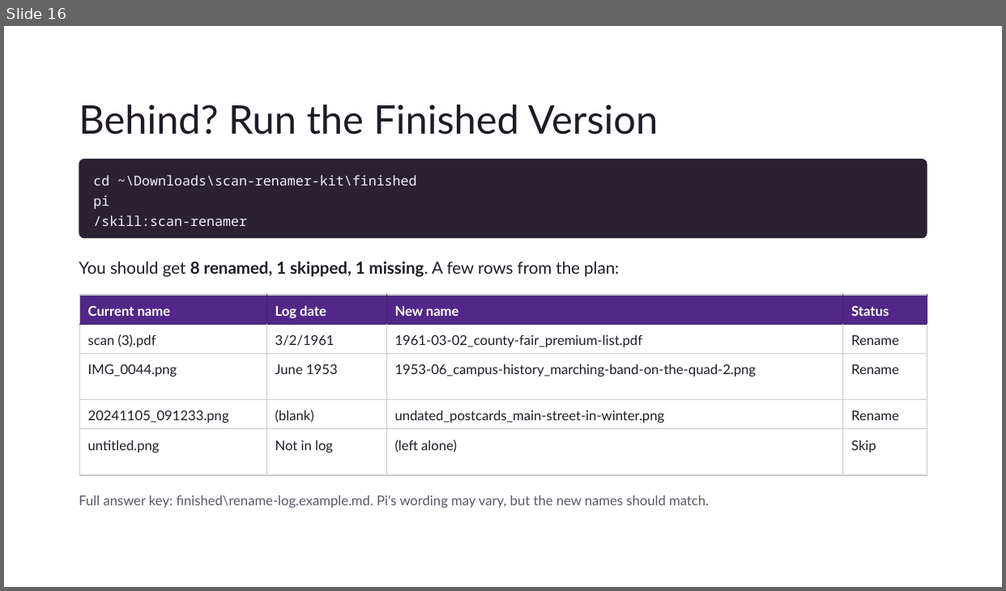
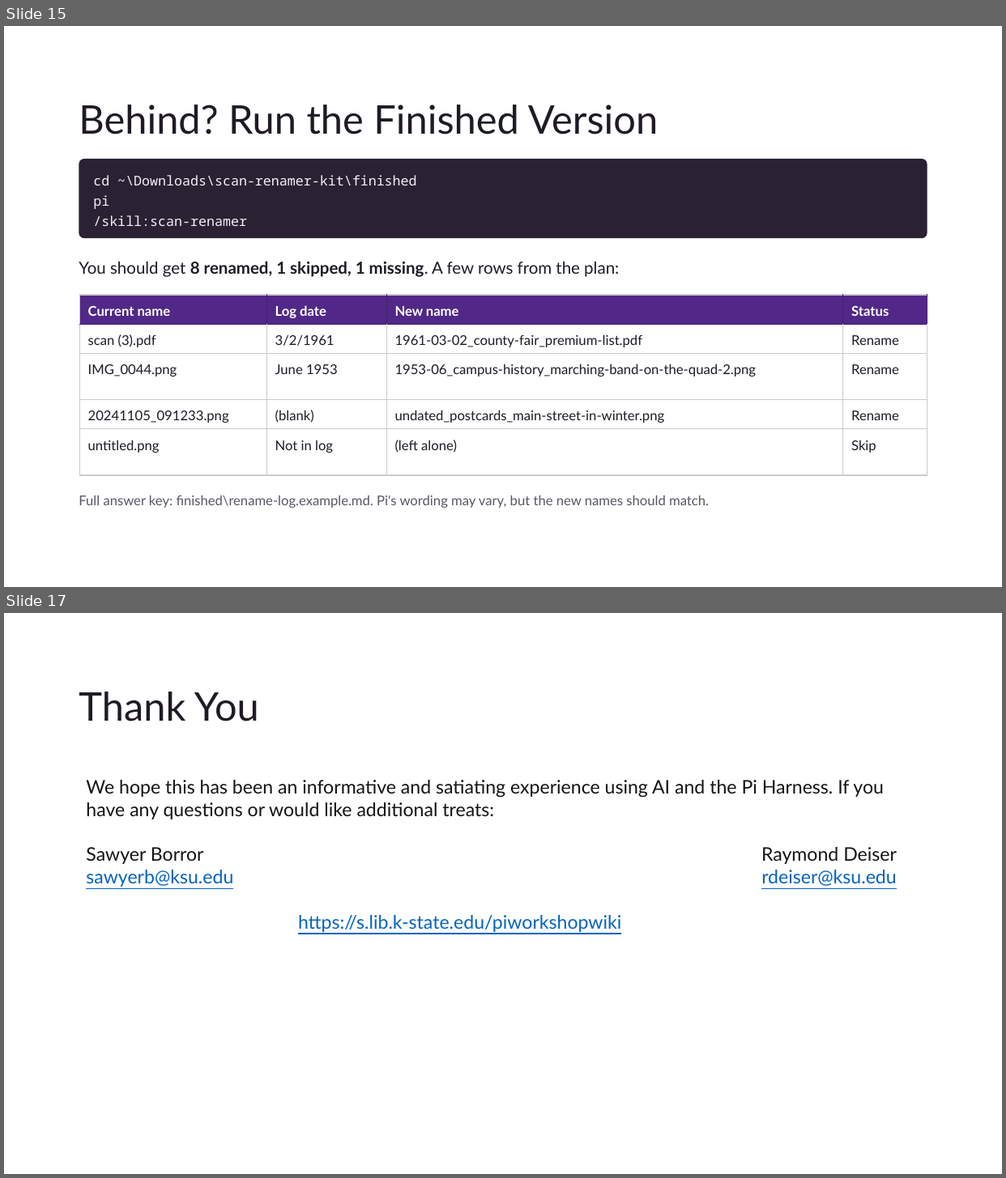
Before and after one commit to sawyerb-ksu/heartland-ai-symposium-pi, a slide deck: PresentationSlides.pptx. Shown one above the other, each under a label of ours: slide 16 before the commit, slides 15 and 17 after it; the slides between them are not shown. The pictures are 1006x591 and 1006x1178 pixels, drawn with LibreOffice and Linux fonts; fonts in the diff are those of the drawing; background and template pictures are left out. Boxes give left, top, right and bottom in pixels: in the first picture for what was removed or moved away, otherwise in the second. Text is boxed around its words. In the diff, an @@ line names an element or a change of style, - is before the commit and + after.

```diff
--- a/PresentationSlides.pptx
+++ b/PresentationSlides.pptx
@@ slide 17 added at (4,613,1002,1174), background picture (left out) @@
@@ title added at (79,692,259,722), 38 pt, text #1F1A24 @@
+Thank You
@@ text added at (86,780,896,932), 18 pt, text #141413 @@
+We hope this has been an informative and satiating experience using AI and the Pi Harness. If you have any questions or would like additional treats:
+Sawyer Borror Raymond Deiser
+sawyerb@ksu.edu rdeiser@ksu.edu
+https://s.lib.k-state.edu/piworkshopwiki
@@ what was slide 16 is now slide 15 @@
```
Also in this commit, not shown: 3 slides changed, 1 other slide added, 1 slide removed.
